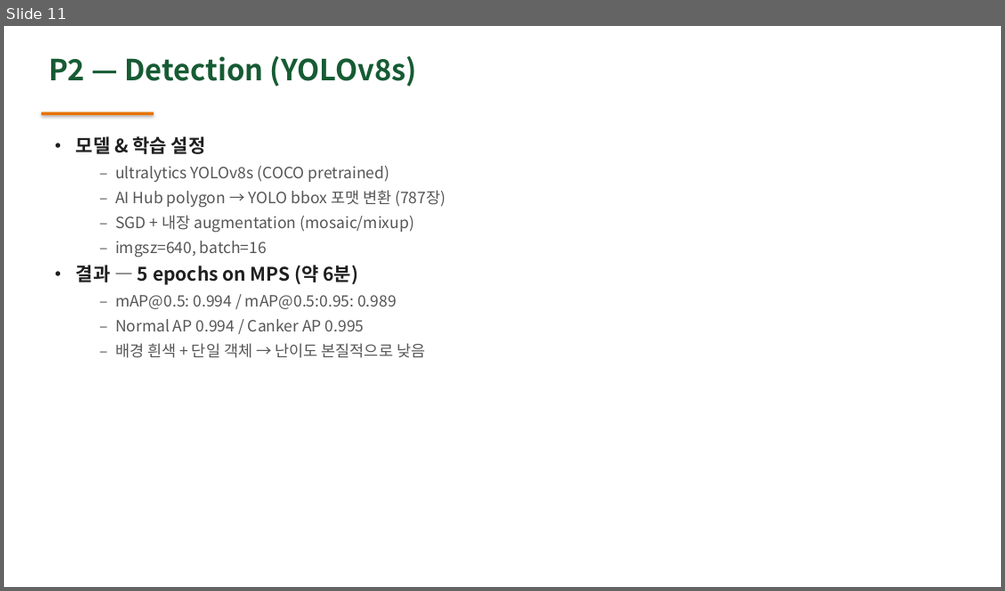
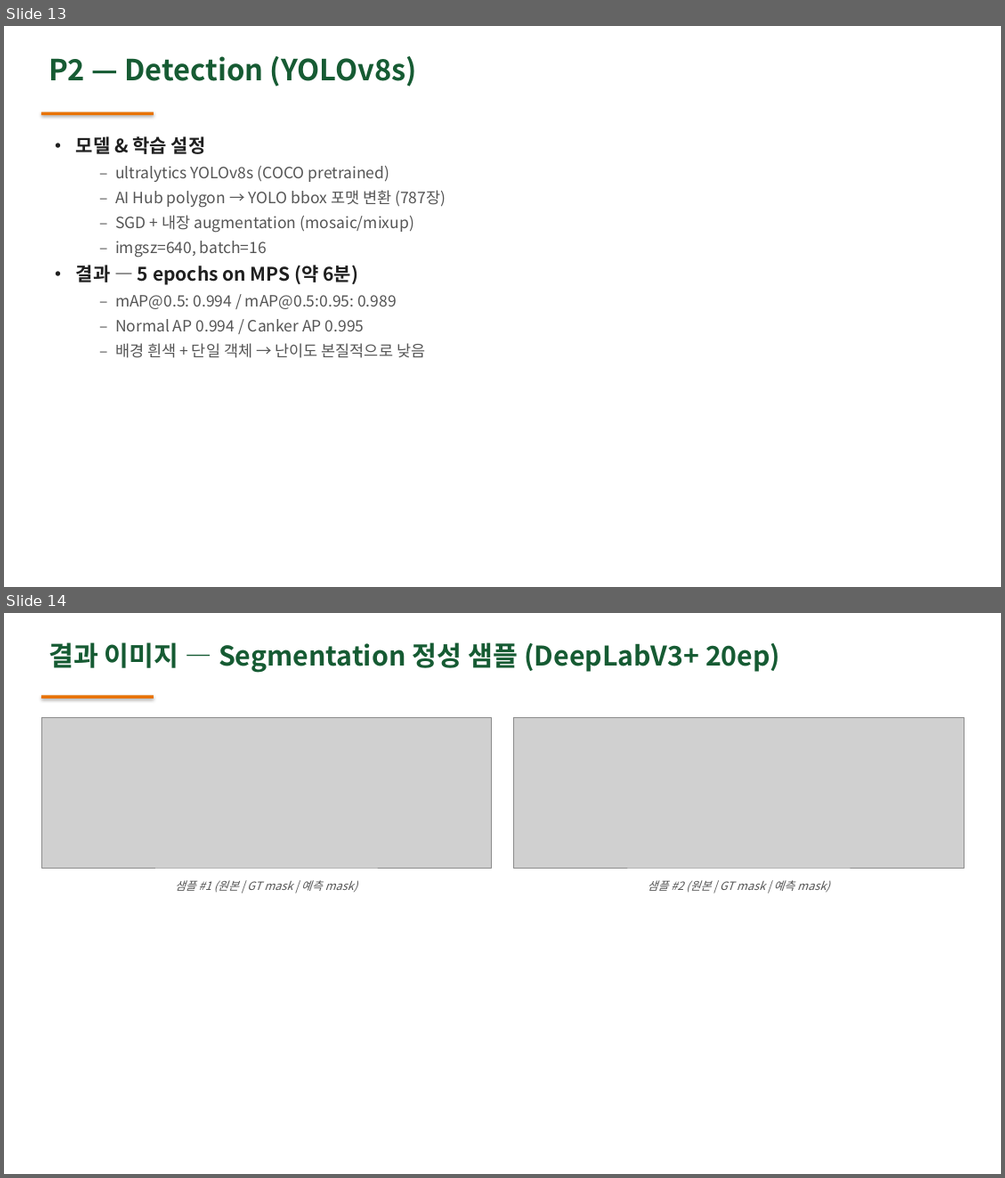
Before and after one commit to YBNML/disease_01, a slide deck: docs/disease_01_presentation.pptx. Shown one above the other, each under a label of ours: slide 11 before the commit, slides 13 and 14 after it. The pictures are 1005x591 and 1005x1178 pixels, drawn with LibreOffice and Linux fonts; fonts in the diff are those of the drawing; grey boxes stand for pictures. Boxes give left, top, right and bottom in pixels: in the first picture for what was removed or moved away, otherwise in the second. Text is boxed around its words. In the diff, an @@ line names an element or a change of style, - is before the commit and + after.

```diff
--- a/docs/disease_01_presentation.pptx
+++ b/docs/disease_01_presentation.pptx
@@ slide 14 added at (4,613,1001,1174), background #FFFFFF @@
@@ text added at (48,642,780,673), 26 pt, text #165B33, bold @@
+결과 이미지 — Segmentation 정성 샘플 (DeepLabV3+ 20ep)
@@ rectangle added at (41,695,154,698), fill #E87200 @@
@@ picture added at (41,718,492,868) @@
@@ picture added at (514,718,964,868) @@
@@ text added at (175,880,358,892), 11 pt, text #555555, italic @@
+샘플 #1 (원본 | GT mask | 예측 mask)
@@ text added at (647,880,830,892), 11 pt, text #555555, italic @@
+샘플 #2 (원본 | GT mask | 예측 mask)
@@ what was slide 11 is now slide 13 @@
```
Also in this commit, not shown: 5 other slides added, 12 other files.
